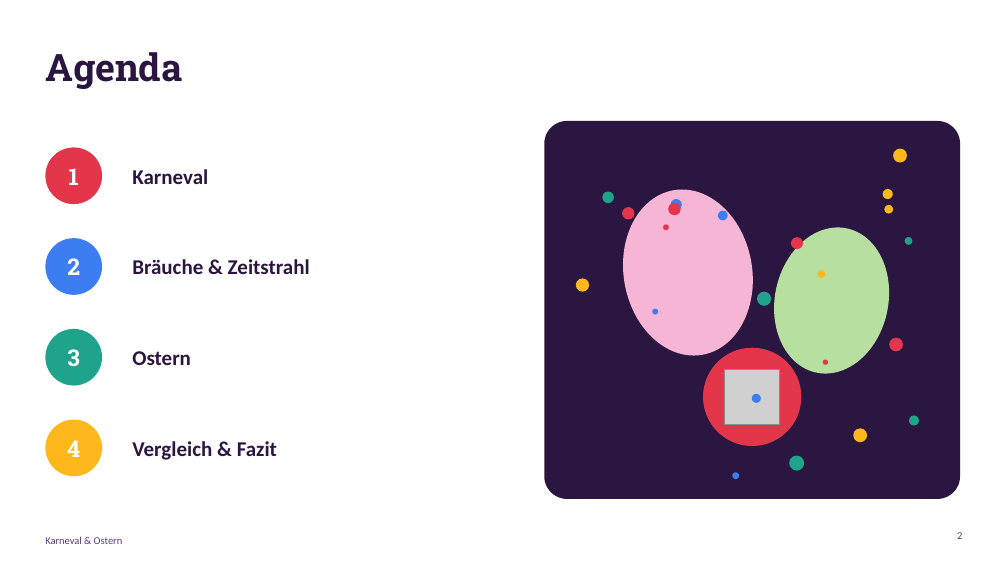
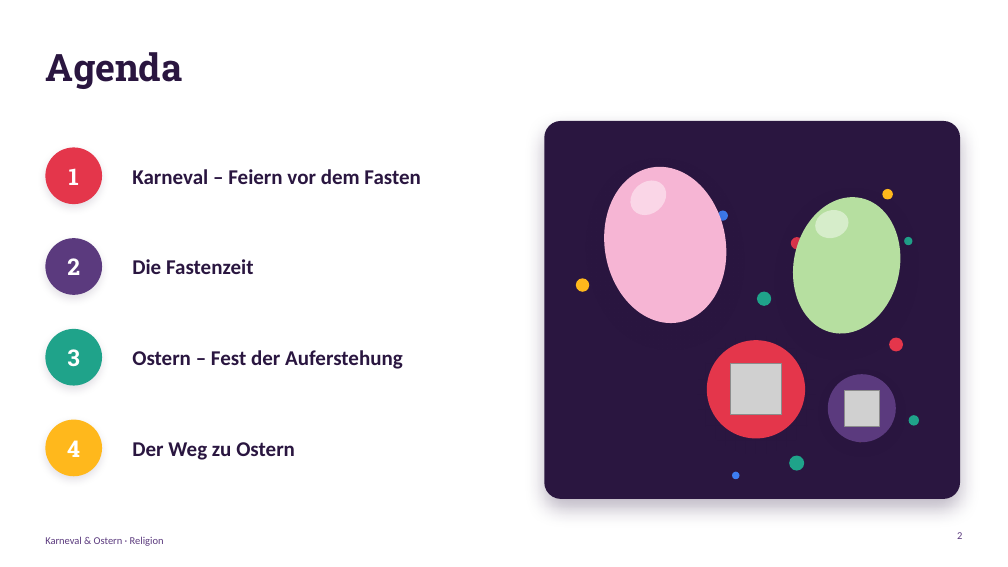
Before and after one commit to Flxrian/Erinnerung, a slide deck: slide 2 of Karneval_und_Ostern.pptx. Drawn at 1008x567 pixels with LibreOffice and Linux fonts; fonts in the diff are those of the drawing; grey boxes stand for pictures. Boxes give left, top, right and bottom in pixels: in the first picture for what was removed or moved away, otherwise in the second. Text is boxed around its words. In the diff, an @@ line names an element or a change of style, - is before the commit and + after.

```diff
--- a/Karneval_und_Ostern.pptx
+++ b/Karneval_und_Ostern.pptx
@@ rounded rectangle at (x1=544, y1=121, x2=960, y2=499): shadow on; proportions changed @@
@@ ellipse removed at (x1=893, y1=149, x2=907, y2=163) @@
@@ text at (x1=132, y1=169, x2=421, y2=184): text changed @@
-Karneval
+Karneval – Feiern vor dem Fasten
@@ ellipse resized from (x1=610, y1=179, x2=766, y2=366) to (x1=592, y1=157, x2=739, y2=333) @@
@@ ellipse added at (x1=623, y1=174, x2=673, y2=223), fill #FFFFFF at 45% opacity @@
@@ ellipse removed at (x1=603, y1=191, x2=614, y2=203) @@
@@ ellipse removed at (x1=622, y1=207, x2=634, y2=219) @@
@@ shadow on in 6 elements at (x1=45, y1=147, x2=102, y2=204), (x1=45, y1=329, x2=102, y2=386), (x1=45, y1=420, x2=102, y2=476), (x1=707, y1=340, x2=805, y2=439), (x1=592, y1=157, x2=739, y2=333), (x1=781, y1=187, x2=913, y2=344) @@
@@ ellipse resized from (x1=761, y1=217, x2=903, y2=384) to (x1=781, y1=187, x2=913, y2=344) @@
@@ ellipse added at (x1=812, y1=206, x2=853, y2=242), fill #FFFFFF at 45% opacity @@
@@ ellipse removed at (x1=885, y1=205, x2=893, y2=213) @@
@@ ellipse at (x1=45, y1=238, x2=102, y2=295): fill #3D7DF2 to #5B3A7E; shadow on @@
@@ text at (x1=132, y1=259, x2=253, y2=274): text changed @@
-Bräuche & Zeitstrahl
+Die Fastenzeit
@@ ellipse removed at (x1=653, y1=309, x2=659, y2=315) @@
@@ text at (x1=132, y1=350, x2=403, y2=369): text changed @@
-Ostern
+Ostern – Fest der Auferstehung
@@ ellipse moved from (x1=703, y1=348, x2=802, y2=446) to (x1=707, y1=340, x2=805, y2=439) @@
@@ picture resized from (x1=725, y1=370, x2=780, y2=425) to (x1=730, y1=364, x2=782, y2=415) @@
@@ ellipse removed at (x1=823, y1=360, x2=828, y2=365) @@
@@ ellipse added at (x1=828, y1=374, x2=896, y2=442), fill #5B3A7E @@
@@ ellipse removed at (x1=752, y1=394, x2=761, y2=403) @@
@@ picture added at (x1=845, y1=391, x2=880, y2=426) @@
@@ text at (x1=132, y1=442, x2=295, y2=460): text changed @@
-Vergleich & Fazit
+Der Weg zu Ostern
@@ text at (x1=45, y1=536, x2=164, y2=546): text changed @@
-Karneval & Ostern
+Karneval & Ostern · Religion
```
Also in this commit, not shown: 6 other slides changed, 9 slides added, 6 slides removed.
